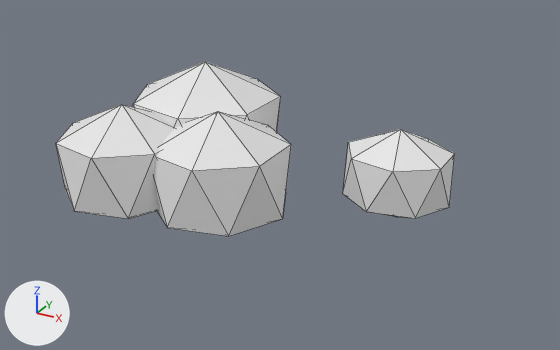
The OBJ model assets/meshes/AncientTreant/AncientTreant_Leaf_ArmR.obj, before and after one commit.
Both versions are drawn from a camera (50 mm lens) standing at (7.14, -12.08, 5.8) and looking at (0.44, 0.1, -0.29). Arrows for +X, +Y and +Z are at lower left; the lights stay in place. The first picture is the older version. Mesh edges are drawn as thin lines. Where no turn or scale is listed for an object, it has been applied to the vertices. Vertices at exactly the same position are counted once.

Objects in the first picture: 'AncientTreant_Leaf_ArmR'.
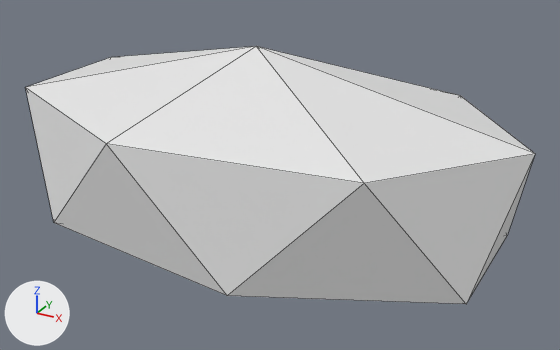
Commit message: Ancient Treant: QM's Blockbench edit

What the commit changed:
me_ancienttreant_leaf_armr is used by ob_ancienttreant_leaf_armr; location (0.0, 0.0, 0.0).
me_ancienttreant_leaf_armr had 64 vertices, 112 faces and spanned x -3.64..3.64, y -2.39..2.39, z -1.51..1.51.
me_ancienttreant_leaf_armr now has 16 vertices, 28 faces and spans x -5.16..5.16, y -2.97..2.97, z -2.24..2.24.
me_ancienttreant_leaf_armr part 1: a new loose piece, a UV sphere (7 segments, 3 rings, poles along z) spanning x -5.16..5.16, y -2.97..2.97, z -2.24..2.24.
me_ancienttreant_leaf_armr part 2: the loose piece of 16 vertices spanning x 1.57..3.64, y -0.14..1.72, z -0.97..0.83 is deleted.
me_ancienttreant_leaf_armr part 3: the loose piece of 16 vertices spanning x -3.3..-0.19, y -0.65..2.39, z -1.37..1.51 is deleted.
me_ancienttreant_leaf_armr part 4: the loose piece of 16 vertices spanning x -1.93..0.84, y -1.88..0.82, z -1.51..1.05 is deleted.
me_ancienttreant_leaf_armr part 5: the loose piece of 16 vertices spanning x -3.64..-1.05, y -2.39..0.14, z -1.33..1.07 is deleted.

Changed parts and their boxes (x1, y1, x2, y2) in the pictures (560 x 350 px):
'AncientTreant_Leaf_ArmR', reshaped (27% wider, 48% taller)
    before: (56, 62, 455, 236)
    after: (26, 46, 535, 304)
part 1 of me_ancienttreant_leaf_armr, added
    after: (26, 46, 535, 304)
part 2 of me_ancienttreant_leaf_armr, deleted
    before: (343, 129, 455, 218)
part 3 of me_ancienttreant_leaf_armr, deleted
    before: (133, 62, 281, 132)
part 4 of me_ancienttreant_leaf_armr, deleted
    before: (154, 111, 291, 236)
part 5 of me_ancienttreant_leaf_armr, deleted
    before: (56, 104, 175, 219)
